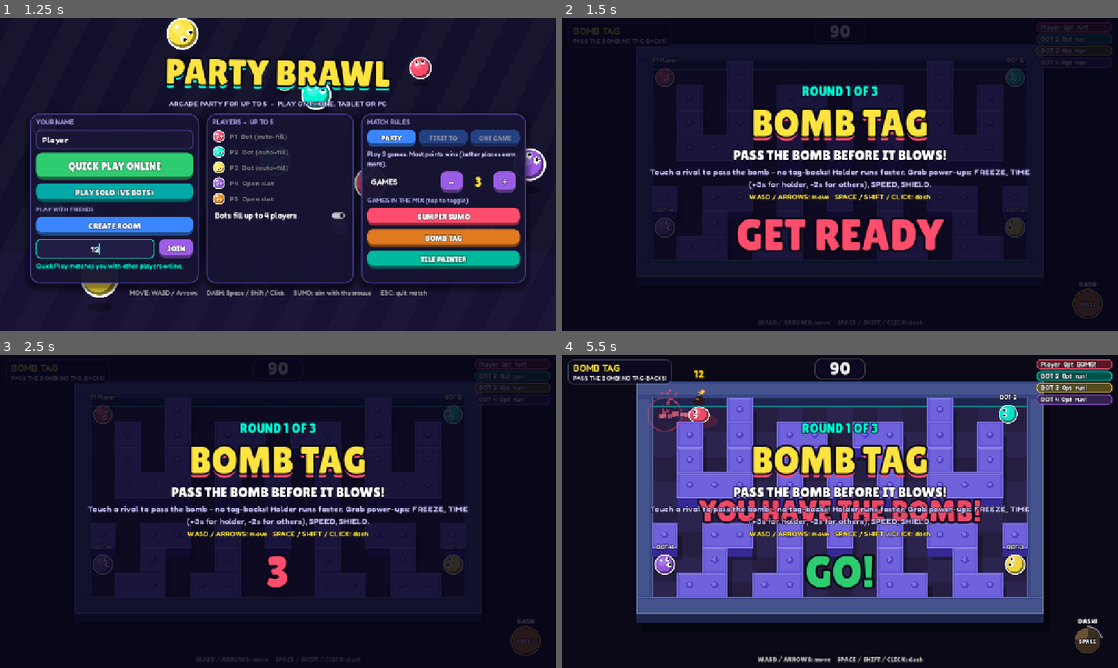
Above: before the commit, frames 1-4 (two rows, left to right).
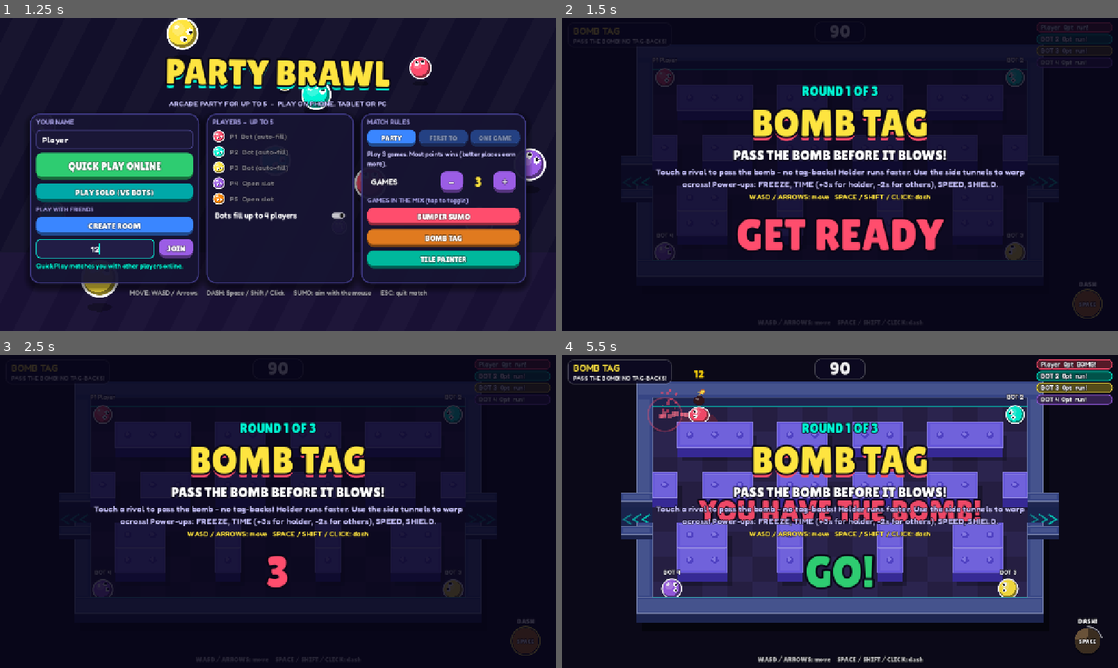
Above: after the commit, the same moments.

Repository: ilikeyello/party-brawl
Game: Godot game, scene res://scenes/main.tscn
The game is run twice, just before and just after one commit, with the same random seed, the same clock (stepped at 60 frames per second) and the same inputs.
Inputs (mouse positions are in pixels of both pictures, inside the frame that each line leads up to):
- Up to frame 1 (1.25 s): click (94, 249) at 0.52 s; type "12" at 0.6 s
- Up to frame 2 (1.5 s): click "PLAY SOLO (VS BOTS)" at 1.25 s
- Up to frame 3 (2.5 s): tap Enter at 2 s; move the mouse to (400, 495) at 2.02 s; hold D from 2.03 s (still down); hold Shift from 2.03 s (still down); click (400, 495) at 2.17 s; tap Space at 2.27 s
- Up to frame 4 (5.5 s): release D at 2.75 s; release Shift at 2.75 s; tap Space at 2.75, 5, 5.27 s; drag from (728, 527) to (812, 574) at 2.77 s; move the mouse to (895, 442) at 3.52 s; hold D 3.53-4.25 s; hold Shift 3.53-4.25 s; click (895, 442) at 3.67 s; tap Enter at 4.25 s; drag from (812, 574) to (673, 464) at 4.27 s; move the mouse to (1006, 558) at 5.02 s; hold A from 5.03 s (still down); hold Shift from 5.03 s (still down); click (1006, 558) at 5.17 s

Frame 1 is identical in both runs. In frame 2, 9.4% of the frame differs, in the area x 15-89%, y 13-78%; in frame 3, 10%; in frame 4, 17%, in the area x 10-90%, y 12-78%.

Commit message:
v1.3: Pac-Man style Bomb Tag map with warp tunnels, slingshot sumo aiming on phones, fix keyboard jumping on mobile
Co-Authored-By: Claude Opus 5.5 <noreply@anthropic.com>
Claude-Session: https://claude.ai/code/session_01WswUiKucw6ZJ79AFvh8gqn

Diff:
--- a/scripts/game_manager.gd
+++ b/scripts/game_manager.gd
@@ -14,7 +14,7 @@
 const RelayPeer := preload("res://scripts/net/relay_peer.gd")
 const LocalRelayServer := preload("res://scripts/net/local_relay_server.gd")
 
-const BUILD := "1.2 (mobile)"
+const BUILD := "1.3 (pac-maze)"
 const MAX_PLAYERS := 5
 const BOT_FILL_TO := 4           # bots fill empty slots up to this many players
 const ROUNDS_PLAYLIST := ["bumper_sumo", "bomb_tag", "tile_painter"]
@@ -31,12 +31,12 @@
 		"rules": "AIM. LOCK IN. LAUNCH!",
 		"help": "Each turn, aim where you want to slide and LOCK IN. Everyone launches at once on slippery ice - bump rivals off, but if they dodge you might slide off yourself! The ring shrinks every turn.",
 		"pc": "MOUSE: point where to slide (further = more power)   CLICK / SPACE: lock in   A/D + W/S: aim with keys",
-		"touch": "TOUCH THE ICE where you want to slide (or fine-tune with the joystick)   then tap LOCK IN",
+		"touch": "DRAG ANYWHERE and PULL BACK like a slingshot (longer pull = harder)   then tap LOCK IN",
 	},
 	"bomb_tag": {
 		"title": "BOMB TAG",
 		"rules": "PASS THE BOMB BEFORE IT BLOWS!",
-		"help": "Touch a rival to pass the bomb - no tag-backs! Holder runs faster. Grab power-ups: FREEZE, TIME (+3s for holder, -2s for others), SPEED, SHIELD.",
+		"help": "Touch a rival to pass the bomb - no tag-backs! Holder runs faster. Use the side tunnels to warp across! Power-ups: FREEZE, TIME (+3s for holder, -2s for others), SPEED, SHIELD.",
 		"pc": "WASD / ARROWS: move   SPACE / SHIFT / CLICK: dash",
 		"touch": "JOYSTICK: move   DASH button",
 	},
@@ -104,13 +104,16 @@
 func _update_ui_scale() -> void:
 	var target := 1.0
 	if touch_mode:
-		var win := Vector2(get_window().size)
-		var dpr: float = maxf(DisplayServer.screen_get_scale(), 1.0)
+		var short_side: float = 9999.0
 		if OS.has_feature("web"):
-			var r = JavaScriptBridge.eval("window.devicePixelRatio || 1", true)
+			# Use the physical screen size (not the page size) so the on-screen keyboard
+			# opening/closing never changes the layout.
+			var r = JavaScriptBridge.eval("Math.min(screen.width, screen.height)", true)
 			if typeof(r) == TYPE_FLOAT or typeof(r) == TYPE_INT:
-				dpr = maxf(float(r), 1.0)
-		var short_side: float = minf(win.x, win.y) / dpr   # in CSS / logical pixels
+				short_side = float(r)
+		else:
+			var win := Vector2(DisplayServer.screen_get_size())
+			short_side = minf(win.x, win.y) / maxf(DisplayServer.screen_get_scale(), 1.0)
 		if short_side < 460.0:
 			target = 1.6
 		elif short_side < 620.0:
--- a/scripts/main.gd
+++ b/scripts/main.gd
@@ -332,6 +332,7 @@
 	name_edit.text = _saved_name()
 	name_edit.max_length = 12
 	name_edit.placeholder_text = "Enter your name"
+	name_edit.focus_entered.connect(_native_text_input.bind(name_edit, "Your name (max 12 letters):"))
 	lv.add_child(name_edit)
 
 	quick_btn = UI.make_button("QUICK PLAY ONLINE", Color("#2ECC71"), 24)
@@ -357,6 +358,7 @@
 	ip_edit.alignment = HORIZONTAL_ALIGNMENT_CENTER
 	ip_edit.size_flags_horizontal = Control.SIZE_EXPAND_FILL
 	ip_edit.text_submitted.connect(func(_text): _on_join())
+	ip_edit.focus_entered.connect(_native_text_input.bind(ip_edit, "Room code (4 letters):"))
 	join_row.add_child(ip_edit)
 	join_btn = UI.make_button("JOIN", Color("#9B5DE5"), 19)
 	join_btn.pressed.connect(_on_join)
@@ -464,6 +466,28 @@
 	controls_hint = UI.make_label("", 15, Color(1, 1, 1, 0.6), 4, HORIZONTAL_ALIGNMENT_CENTER)
 	col.add_child(controls_hint)
 	_update_controls_hint()
+
+
+## On phones in the browser, use the phone's own text box instead of the game's
+## (the browser keyboard resizes the page and makes the game jump around).
+func _native_text_input(edit: LineEdit, question: String) -> void:
+	if not OS.has_feature("web") or not GameManager.touch_mode:
+		return
+	edit.release_focus()
+	var cur := ""
+	for ch in edit.text:
+		if ch.is_valid_identifier() or ch == " " or ch.is_valid_int():
+			cur += ch
+	var answer = JavaScriptBridge.eval("(function(){ var r = window.prompt('%s', '%s'); return r === null ? '__cancel__' : r; })()" % [question.replace("'", ""), cur], true)
+	if typeof(answer) == TYPE_STRING and str(answer) != "__cancel__":
+		var t := str(answer).strip_edges().substr(0, edit.max_length if edit.max_length > 0 else 12)
+		if edit == ip_edit:
+			t = t.to_upper()
+		edit.text = t
+		if edit == name_edit:
+			_remember_name()
+		elif t.length() == 4:
+			_on_join()
 
 
 func _toggle_fullscreen() -> void:
--- a/scripts/minigames/bomb_tag.gd
+++ b/scripts/minigames/bomb_tag.gd
@@ -11,17 +11,22 @@
 const ROWS := 8
 const CELL := 64.0
 const ARENA := Rect2(160, 104, 960, 512)
+## Pac-Man style: every corridor loops, no dead ends, and the middle row has
+## warp tunnels at both sides (run off the left edge, come out on the right).
 const MAZE := [
-	"...#.......#...",
-	".#.#.##.##.#.#.",
-	".#.#.#...#.#.#.",
-	".###.#.#.#.###.",
 	"...............",
-	"#.##.#.#.#.##.#",
-	"..#..#...#..#..",
-	".##.##...##.##.",
+	".###.##.##.###.",
+	"...............",
+	"#.##.##.##.##.#",
+	"...............",
+	".##..#...#..##.",
+	".##..#...#..##.",
+	"...............",
 ]
+const WARP_ROW := 4
 const WALL_T := 40.0
+const TUNNEL_LEN := 80.0
+const WARP_AT := 26.0     # how far past the edge before you pop out the other side
 const WALL_H := 24.0
 const BLOCK_H := 24.0
 const BLOCK_INSET := 3.0
@@ -96,7 +101,19 @@
 		var n: Vector2i = c + d
 		if _is_open(n):
 			out.append(n)
+	# Warp tunnel
+	if c.y == WARP_ROW and c.x == 0:
+		out.append(Vector2i(COLS - 1, WARP_ROW))
+	elif c.y == WARP_ROW and c.x == COLS - 1:
+		out.append(Vector2i(0, WARP_ROW))
 	return out
+
+
+## Open in direction d from cell c (counts the warp tunnels as open).
+func _open_dir(c: Vector2i, d: Vector2i) -> bool:
+	if c.y == WARP_ROW and ((c.x == 0 and d.x < 0) or (c.x == COLS - 1 and d.x > 0)):
+		return true
+	return _is_open(c + d)
 
 
 ## Breadth-first distances (in cells) from `start` to every open cell. -1 = unreachable.
@@ -164,8 +181,17 @@
 	# Outer walls (collision)
 	add_wall(Rect2(ARENA.position.x - WALL_T, ARENA.position.y - WALL_T, ARENA.size.x + WALL_T * 2.0, WALL_T))
 	add_wall(Rect2(ARENA.position.x - WALL_T, ARENA.end.y, ARENA.size.x + WALL_T * 2.0, WALL_T))
-	add_wall(Rect2(ARENA.position.x - WALL_T, ARENA.position.y, WALL_T, ARENA.size.y))
-	add_wall(Rect2(ARENA.end.x, ARENA.position.y, WALL_T, ARENA.size.y))
+	# Side walls with a gap for the warp tunnel, plus tunnel walls and an end cap.
+	var ty: float = ARENA.position.y + float(WARP_ROW) * CELL
+	for side in [-1, 1]:
+		var x0: float = ARENA.position.x - WALL_T if side < 0 else ARENA.end.x
+		add_wall(Rect2(x0, ARENA.position.y, WALL_T, ty - ARENA.position.y))
+		add_wall(Rect2(x0, ty + CELL, WALL_T, ARENA.end.y - ty - CELL))
+		var tx: float = ARENA.position.x - TUNNEL_LEN if side < 0 else ARENA.end.x
+		add_wall(Rect2(tx, ty - 20.0, TUNNEL_LEN, 20.0))
+		add_wall(Rect2(tx, ty + CELL, TUNNEL_LEN, 20.0))
+		var cap_x: float = ARENA.position.x - TUNNEL_LEN - 20.0 if side < 0 else ARENA.end.x + TUNNEL_LEN
+		add_wall(Rect2(cap_x, ty - 20.0, 20.0, CELL + 40.0))
 	var front := Node2D.new()
 	front.name = "FrontWall"
 	front.position = Vector2(0, ARENA.end.y + WALL_T)
@@ -192,7 +218,7 @@
 
 
 func get_spawn_points() -> Array:
-	return [cell_center(Vector2i(0, 0)), cell_center(Vector2i(14, 0)), cell_center(Vector2i(14, 6)), cell_center(Vector2i(0, 6)), cell_center(Vector2i(7, 4))]
+	return [cell_center(Vector2i(0, 0)), cell_center(Vector2i(14, 0)), cell_center(Vector2i(14, 7)), cell_center(Vector2i(0, 7)), cell_center(Vector2i(7, 4))]
 
 
 ## Cornering help for human players (keyboard or joystick):
@@ -214,7 +240,7 @@
 	var main_dir := Vector2i(int(signf(mv.x)), 0) if horiz else Vector2i(0, int(signf(mv.y)))
 	var side_off: float = (pos.y - center.y) if horiz else (pos.x - center.x)
 	var out := mv
-	if _is_open(c + main_dir):
+	if _open_dir(c, main_dir):
 		# Open ahead: line up with the lane (unless the player is clearly steering diagonally).
 		var cross: float = absf(mv.y) if horiz else absf(mv.x)
 		if cross < 0.5 and absf(side_off) > 2.0:
@@ -246,6 +272,7 @@
 
 func game_step(delta: float) -> void:
 	pass_cooldown = maxf(pass_cooldown - delta, 0.0)
+	_do_warps()
 	_update_powerups(delta)
 	if holder_id == 0:
 		if alive_count() > 1:
@@ -270,6 +297,19 @@
 			if p.position.distance_to(holder.position) <= PASS_DIST:
 				_pass_bomb(holder, p)
 				break
+
+
+func _do_warps() -> void:
+	for p in alive_players():
+		var x: float = p.position.x
+		if x < ARENA.position.x - WARP_AT:
+			p.position.x = ARENA.end.x + WARP_AT - 8.0
+			p.position.y = cell_center(Vector2i(0, WARP_ROW)).y
+			push_event(p.position + Vector2(-30, -50), "WARP!", Color("#00F5D4"))
+		elif x > ARENA.end.x + WARP_AT:
+			p.position.x = ARENA.position.x - WARP_AT + 8.0
+			p.position.y = cell_center(Vector2i(0, WARP_ROW)).y
+			push_event(p.position + Vector2(30, -50), "WARP!", Color("#00F5D4"))
 
 
 func can_receive(p) -> bool:
@@ -501,6 +541,10 @@
 			cur = dn
 			next = n
 	var target: Vector2 = cell_center(next)
+	if absi(next.x - here.x) > 1:
+		# Going through the warp tunnel: keep running toward the edge.
+		var dir_x: float = -1.0 if here.x == 0 else 1.0
+		return Vector2(dir_x, clampf((cell_center(here).y - p.position.y) / 20.0, -1.0, 1.0)).normalized()
 	var v: Vector2 = target - p.position
 	return v.normalized() if v.length() > 1.0 else Vector2.ZERO
 
@@ -616,8 +660,22 @@
 	var top_c := Color("#3a4a8c")
 	var front_c := Color("#1f2853")
 	UI.draw_block(f, Rect2(ARENA.position.x - WALL_T, ARENA.position.y - WALL_T, ARENA.size.x + WALL_T * 2.0, WALL_T), WALL_H, top_c, front_c)
-	UI.draw_block(f, Rect2(ARENA.position.x - WALL_T, ARENA.position.y, WALL_T, ARENA.size.y), WALL_H, top_c, front_c)
-	UI.draw_block(f, Rect2(ARENA.end.x, ARENA.position.y, WALL_T, ARENA.size.y), WALL_H, top_c, front_c)
+	var ty: float = ARENA.position.y + float(WARP_ROW) * CELL
+	for side in [-1, 1]:
+		var x0: float = ARENA.position.x - WALL_T if side < 0 else ARENA.end.x
+		var tx: float = ARENA.position.x - TUNNEL_LEN if side < 0 else ARENA.end.x
+		# Tunnel floor with glowing chevrons
+		f.draw_rect(Rect2(tx, ty, TUNNEL_LEN, CELL), Color("#1b2550"))
+		var pulse: float = 0.5 + 0.5 * sin(_t * 5.0)
+		for k in 3:
+			var cx: float = tx + TUNNEL_LEN * (0.2 + 0.3 * float(k))
+			var cy: float = ty + CELL * 0.5
+			var dx: float = -10.0 if side < 0 else 10.0
+			f.draw_polyline(PackedVector2Array([Vector2(cx - dx, cy - 12), Vector2(cx + dx, cy), Vector2(cx - dx, cy + 12)]), Color(0.0, 0.96, 0.83, 0.3 + 0.5 * pulse * (float(k + 1) / 3.0)), 4.0, true)
+		UI.draw_block(f, Rect2(x0, ARENA.position.y, WALL_T, ty - ARENA.position.y), WALL_H, top_c, front_c)
+		UI.draw_block(f, Rect2(x0, ty + CELL, WALL_T, ARENA.end.y - ty - CELL), WALL_H, top_c, front_c)
+		UI.draw_block(f, Rect2(tx, ty - 20.0, TUNNEL_LEN, 20.0), WALL_H * 0.6, top_c, front_c)
+		UI.draw_block(f, Rect2(tx, ty + CELL, TUNNEL_LEN, 20.0), WALL_H * 0.6, top_c, front_c)
 	f.draw_line(Vector2(ARENA.position.x, ARENA.position.y - 1), Vector2(ARENA.end.x, ARENA.position.y - 1), Color(0.0, 0.96, 0.83, 0.5), 3.0)
 
 
--- a/scripts/minigames/bumper_sumo.gd
+++ b/scripts/minigames/bumper_sumo.gd
@@ -27,8 +27,7 @@
 const BRACE_LEN := 0.12
 const KEY_TURN_SPEED := 2.4     # rad/s for A/D aiming
 const KEY_POWER_SPEED := 0.9    # power/s for W/S
-const STICK_TURN := 3.0         # rad/s max when aiming with the touch joystick
-const STICK_POWER := 0.7        # power/s max change with the touch joystick
+const SLING_FULL := 170.0       # must match mobile_hud.gd: pull this far = full power
 
 var arena_radius: float = START_RADIUS
 var next_radius: float = START_RADIUS - SHRINK_PER_TURN
@@ -426,23 +425,15 @@
 	if GameManager.touch_mode:
 		hud.free_aim = true
 		if hud.free_active:
-			# Touch the ice where you want to end up (same as the mouse on PC).
-			var wpos: Vector2 = get_viewport().get_canvas_transform().affine_inverse() * hud.free_pos
-			var off: Vector2 = wpos - me.position
-			var dist: float = off.length()
-			if dist > 6.0:
-				_local_aim_dir = off.normalized()
-			_local_aim_power = 0.0 if dist < 34.0 else power_for_travel(dist)
-			_aim_touched = true
-		else:
-			# Joystick: gentle fine-tuning. Direction eases toward the stick, power changes slowly.
-			var raw: Vector2 = hud.get_stick_raw()
-			if raw.length() > 0.25:
-				var want: Vector2 = raw.normalized()
-				var ang: float = _local_aim_dir.angle_to(want)
-				_local_aim_dir = _local_aim_dir.rotated(clampf(ang, -STICK_TURN * delta, STICK_TURN * delta))
-				var want_pow: float = clampf((raw.length() - 0.25) / 0.7, 0.0, 1.0)
-				_local_aim_power = move_toward(_local_aim_power, want_pow, STICK_POWER * delta)
+			# Slingshot: drag anywhere and pull back. The ball goes the opposite way;
+			# a longer pull means more power. Letting go keeps the aim.
+			var pull: Vector2 = hud.free_start - hud.free_pos
+			var plen: float = pull.length()
+			if plen > 14.0:
+				_local_aim_dir = pull / plen
+				# Pull length maps straight to slide distance (so the arrow grows evenly).
+				var k: float = clampf((plen - 30.0) / (SLING_FULL - 30.0), 0.0, 1.0)
+				_local_aim_power = 0.0 if plen < 30.0 else power_for_travel(maxf(k, 0.04) * travel_for_power(1.0))
 				_aim_touched = true
 	else:
 		var mpos: Vector2 = get_global_mouse_position()
--- a/scripts/mobile_hud.gd
+++ b/scripts/mobile_hud.gd
@@ -11,6 +11,7 @@
 const BUTTON_SIZE := 110.0
 const DEADZONE := 0.12
 const FULL_AT := 0.6          # stick reaches full speed at 60% of the radius
+const SLING_FULL := 170.0     # sumo slingshot: pull this far for full power
 
 var joystick_vector: Vector2 = Vector2.ZERO
 var action_held: bool = false
@@ -29,6 +30,7 @@
 var free_aim: bool = false
 var free_active: bool = false
 var free_pos: Vector2 = Vector2.ZERO
+var free_start: Vector2 = Vector2.ZERO
 var _free_touch: int = -1
 var _latched: bool = false
 var _t: float = 0.0
@@ -277,6 +279,7 @@
 				_free_touch = st.index
 				free_active = true
 				free_pos = st.position
+				free_start = st.position
 		else:
 			if st.index == _joy_touch:
 				_joy_touch = -1
@@ -322,7 +325,7 @@
 	if p.y < s.y * 0.16:
 		return false   # top bar
 	if free_aim:
-		return p.x < s.x * 0.3 and p.y > s.y * 0.5
+		return false   # sumo on phones: the whole screen is the slingshot
 	return p.x < s.x * 0.5
 
 
@@ -356,6 +359,10 @@
 func _draw_pad() -> void:
 	if not GameManager.touch_mode:
 		_draw_pc_hud()
+		return
+	if free_aim:
+		_draw_sling()
+		_draw_action_button()
 		return
 	# Joystick base
 	var jc := joy_center()
@@ -374,7 +381,10 @@
 	pad.draw_circle(kp + Vector2(0, 6), KNOB_RADIUS, Color(0, 0, 0, 0.3))
 	pad.draw_circle(kp, KNOB_RADIUS, Color(1, 1, 1, 0.6 if touching else 0.4))
 	pad.draw_circle(kp + Vector2(-9, -10), KNOB_RADIUS * 0.33, Color(1, 1, 1, 0.5))
-
+	_draw_action_button()
+
+
+func _draw_action_button() -> void:
 	# Action button (raised; sinks when pressed)
 	var bc := btn_center()
 	var r := BUTTON_SIZE * 0.5
@@ -400,3 +410,23 @@
 	var text_pos := top + Vector2(-r, 7)
 	pad.draw_string_outline(font, text_pos, action_label, HORIZONTAL_ALIGNMENT_CENTER, r * 2.0, 17, 6, Color(0, 0, 0, 0.6))
 	pad.draw_string(font, text_pos, action_label, HORIZONTAL_ALIGNMENT_CENTER, r * 2.0, 17, Color.WHITE)
+
+
+## Sumo slingshot: line from where the drag started to the finger.
+func _draw_sling() -> void:
+	var font: Font = UI.title_font()
+	if free_active:
+		var pull := free_start - free_pos
+		pad.draw_circle(free_start, 26.0, Color(1, 1, 1, 0.15))
+		pad.draw_arc(free_start, 26.0, 0.0, TAU, 32, Color(1, 1, 1, 0.6), 3.0, true)
+		pad.draw_line(free_start, free_pos, Color(1, 1, 1, 0.55), 6.0, true)
+		pad.draw_circle(free_pos, 18.0, Color(1, 1, 1, 0.5))
+		var pct: int = int(clampf(pull.length() / SLING_FULL, 0.0, 1.0) * 100.0)
+		var txt := "%d%%" % pct
+		pad.draw_string_outline(font, free_pos + Vector2(-50, -30), txt, HORIZONTAL_ALIGNMENT_CENTER, 100, 20, 6, Color(0, 0, 0, 0.7))
+		pad.draw_string(font, free_pos + Vector2(-50, -30), txt, HORIZONTAL_ALIGNMENT_CENTER, 100, 20, Color.WHITE)
+	else:
+		var s := _vp_size()
+		var t := "DRAG + PULL BACK TO AIM"
+		pad.draw_string_outline(font, Vector2(20, s.y - 40), t, HORIZONTAL_ALIGNMENT_LEFT, -1, 20, 6, Color(0, 0, 0, 0.7))
+		pad.draw_string(font, Vector2(20, s.y - 40), t, HORIZONTAL_ALIGNMENT_LEFT, -1, 20, Color(1, 1, 1, 0.8))
Not shown, changed: export_presets.cfg
Not shown, changed: server/public/game.pck
